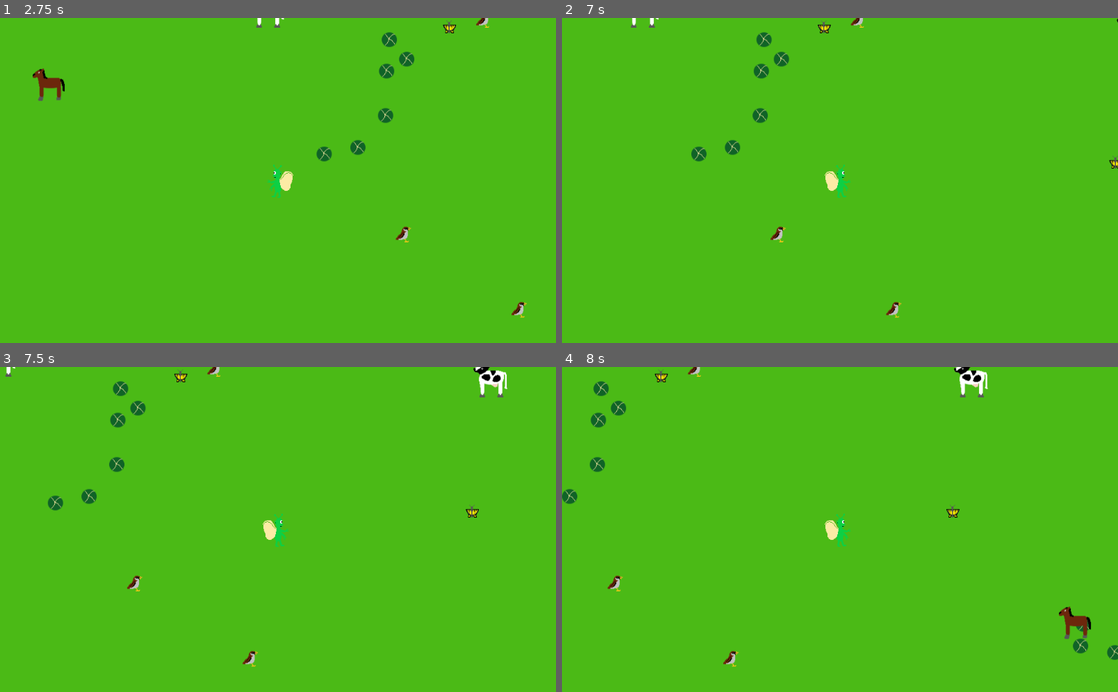
Above: before the commit, frames 1-4 (two rows, left to right).
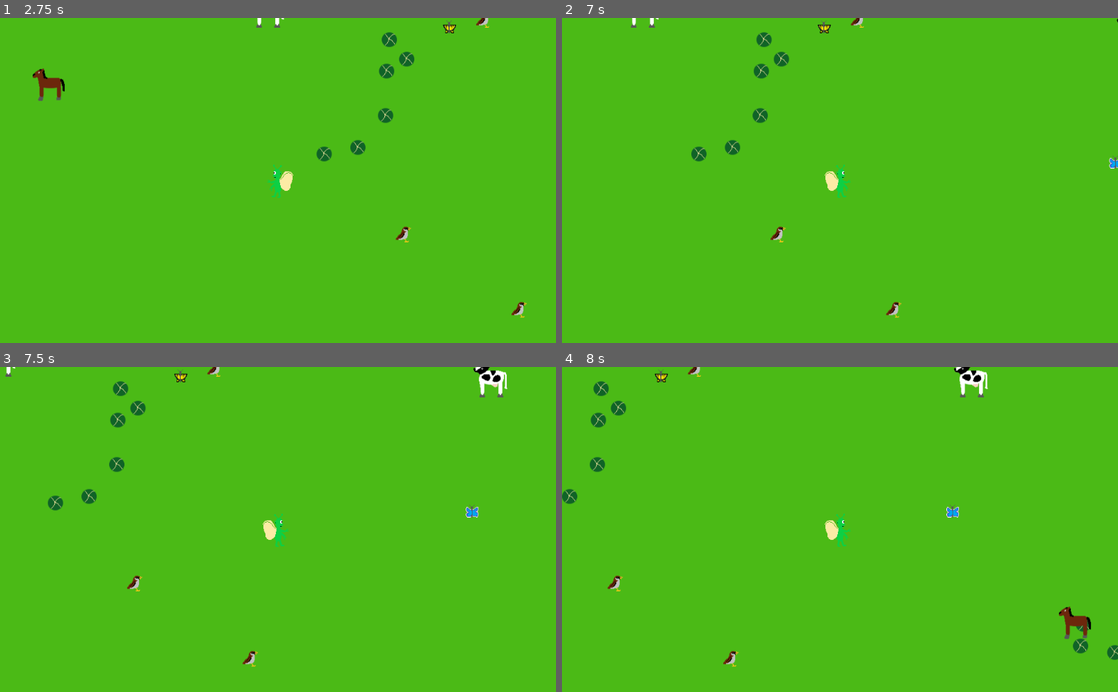
Above: after the commit, the same moments.

Repository: KimMcLelland/FaeQuest
Game: Godot game, scene res://Plains.tscn
Two runs of this game, one before a commit and one after it. Both use one fixed random seed, a clock stepped at 60 frames per second and the inputs below. This scene is started directly instead of the project's main scene.
Inputs:
- Up to frame 1 (2.75 s): tap Enter at 0.5 s; hold Up (ui_up) 0.53-2.03 s; hold Left (ui_left) from 2.03 s (still down)
- Up to frame 2 (7 s): release Left (ui_left) at 3.53 s; hold Down (ui_down) 3.53-4.28 s; hold Right (ui_right) 4.28-5.03 s; hold Up (ui_up) 5.03-5.78 s; hold Right (ui_right) from 5.78 s (still down)
- Up to frame 3 (7.5 s): keep holding Right (ui_right)
- Up to frame 4 (8 s): keep holding Right (ui_right)

Frame 1 is identical in both runs. In frame 2, less than 0.1% of the frame differs, in the area x 98-100%, y 42-47%; in frame 3, less than 0.1%, in the area x 83-87%, y 42-47%; in frame 4, less than 0.1%.

Commit message:
Butterfly varieties

Diff:
--- /dev/null
+++ b/Butterfly.gd
@@ -0,0 +1,20 @@
+extends Area2D
+
+var rng = RandomNumberGenerator.new()
+
+
+
+func _ready():
+	rng.randomize()
+	var variety = rng.randi_range(1, 3)
+	if variety == 1:
+		$AnimatedSprite.animation = "white"
+	if variety == 2:
+		$AnimatedSprite.animation = "blue"
+	if variety == 3:
+		$AnimatedSprite.animation = "yellow"
+
+
+# Called every frame. 'delta' is the elapsed time since the previous frame.
+#func _process(delta):
+#	pass
--- a/Butterfly.tscn
+++ b/Butterfly.tscn
@@ -1,8 +1,9 @@
-[gd_scene load_steps=6 format=2]
+[gd_scene load_steps=7 format=2]
 
 [ext_resource path="res://Assets/Sprites/swallowtail_butterfly.png" type="Texture" id=1]
 [ext_resource path="res://Assets/Sprites/white_butterfly.png" type="Texture" id=2]
 [ext_resource path="res://Assets/Sprites/blue_butterfly.png" type="Texture" id=3]
+[ext_resource path="res://Butterfly.gd" type="Script" id=4]
 
 [sub_resource type="SpriteFrames" id=1]
 animations = [ {
@@ -26,6 +27,7 @@
 radius = 14.2225
 
 [node name="Butterfly" type="Area2D"]
+script = ExtResource( 4 )
 __meta__ = {
 "_edit_group_": true
 }
